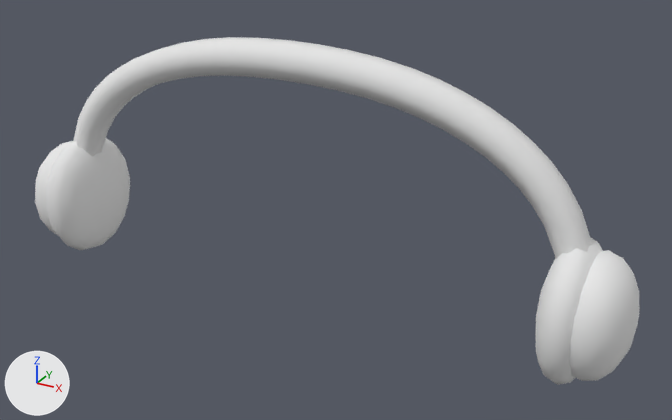
Two versions of the OBJ model src/LabPet.Client/Assets/Models/Accessories/headset.obj, one commit apart.
Before and after are seen from a 50 mm lens placed at (1.353, -2.227, 0.775), pointed at (0.115, 0.024, -0.35). Lighting does not change. The marker at lower left points along +X, +Y and +Z. The older version comes first. Where no turn or scale is listed for an object, it has been applied to the vertices. Vertices at exactly the same position are counted once.

Names of what the first picture shows: 'Accessory_Headset'.
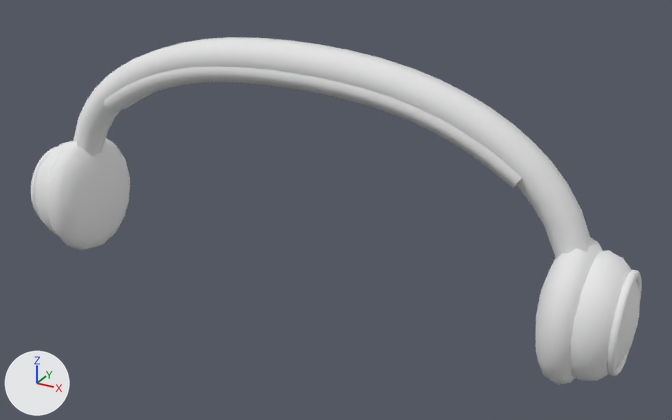
Location of each change, [x1, y1, x2, y2] in pixels of the pictures (672 x 420 px):
'Accessory_HeadsetLed', added
    after: [31, 146, 642, 376]
part 1 of me_accessory_headset, added
    after: [103, 66, 522, 188]

The change, as a list of edits to the scene's bpy script:
```text
Change me_accessory_headset:
    used by ob_accessory_headset; location = (0.0, 0.0, 0.0)
    remove me_accessory_headset.from_pydata(...)  # 560 vertices, 1100 faces; spans x -1.02..1.02, y -0.19..0.19, z -0.69..0.15
    add me_accessory_headset.from_pydata(...)  # 740 vertices, 1456 faces; spans x -1.02..1.02, y -0.19..0.19, z -0.69..0.15
    me_accessory_headset part 1: a new loose piece of 180 vertices spanning x -0.71..0.71, y -0.06..0.06, z -0.15..0.1, in mat_acc_headband (white #e7e7e7)
Add me_accessory_headsetled:
    me_accessory_headsetled.from_pydata(...)  # a torus around x (ring radius 0.13, tube radius 0.01) spanning x -1.0..-0.98, y -0.13..0.13, z -0.62..-0.34; a torus around x (ring radius 0.13, tube radius 0.01) spanning x 0.98..1.0, y -0.13..0.13, z -0.62..-0.34
    me_accessory_headsetled.materials.append(mat_acc_headband)  # white #e7e7e7
Add ob_accessory_headsetled:
    ob_accessory_headsetled = bpy.data.objects.new('Accessory_HeadsetLed', me_accessory_headsetled)
    ob_accessory_headsetled.location = (0.0, 0.0, 0.0)
```
